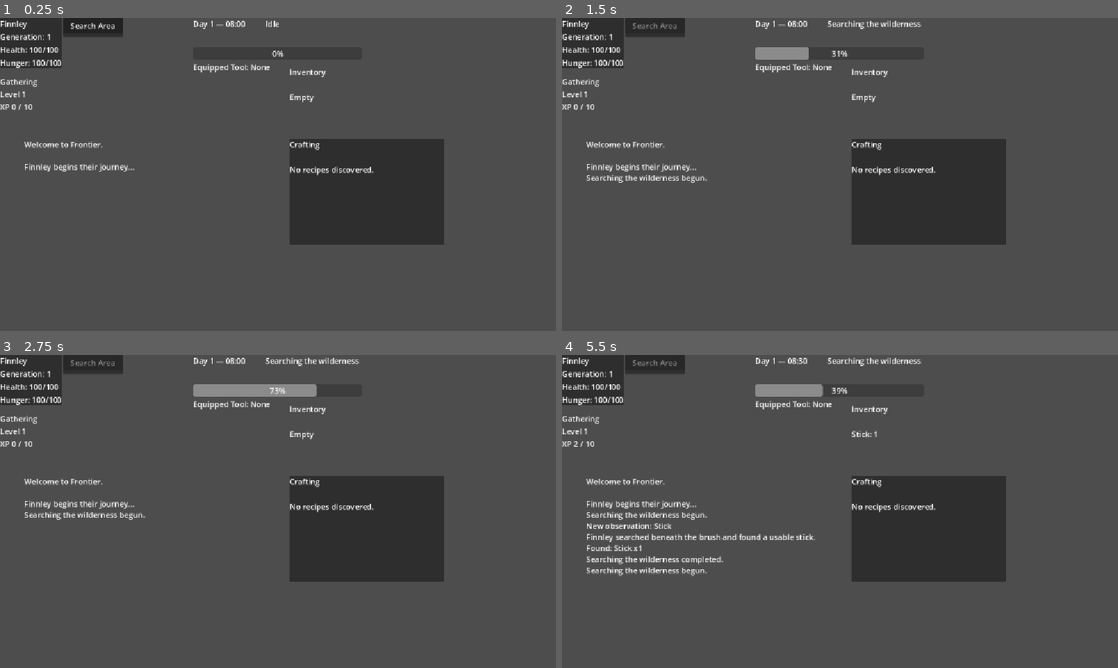
Above: before the commit, frames 1-4 (two rows, left to right).
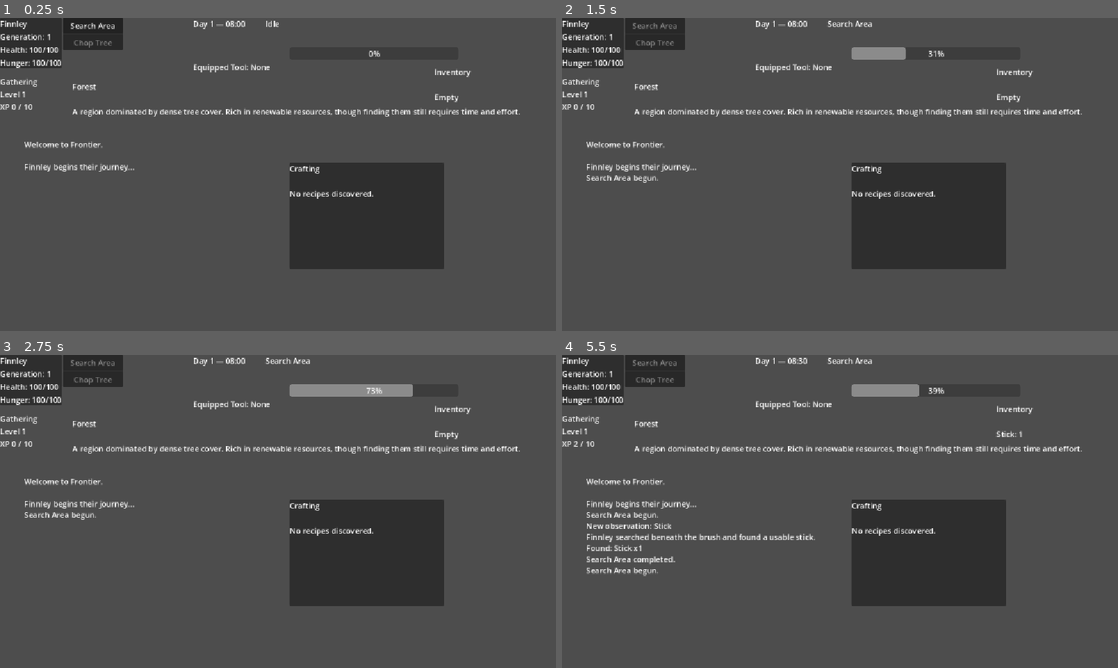
Above: after the commit, the same moments.

Repository: thegrundle-git/frontierthegame
Game: Godot game, scene res://scenes/Main.tscn
Same seed, same stepped clock (60 frames per second), same inputs: the game is played once before the commit and once after it.
Inputs:
- Up to frame 1 (0.25 s): no input
- Up to frame 2 (1.5 s): click "Search Area" at 0.5 s
- Up to frame 3 (2.75 s): no input
- Up to frame 4 (5.5 s): click "Search Area" at 4.25 s

The runs differ from the first frame. In frame 1, 6.2% of the frame differs, in the area x 11-94%, y 6-81%; in frame 2, 7.4%; in frame 3, 7.9%; in frame 4, 8.0%, in the area x 9-94%, y 0-81%.

Commit message:
v0.1.9 - Data-driven actions and first location
- Added ActionData and ActionDatabase
- Added LocationData and LocationDatabase
- Added the Forest starting location
- Converted world actions to data-driven resources
- Added dynamically generated action buttons
- Added data-driven tool requirements
- Removed hardcoded Search and Chop buttons

Diff:
--- a/project.godot
+++ b/project.godot
@@ -18,6 +18,8 @@
 [autoload]
 
 ItemDatabase="*uid://c0rtavf4ihnru"
+ActionDatabase="*uid://7s4ancvpx5xj"
+LocationDatabase="*uid://dn1qunbdc3n3e"
 GameManager="*uid://cg05lflp2p58j"
 DiscoveryDatabase="*uid://jfc5vxsamlu7"
 DiscoveryManager="*uid://dqpsuwqeclegs"
--- /dev/null
+++ b/resources/actions/chop_tree.tres
@@ -0,0 +1,15 @@
+[gd_resource type="Resource" script_class="ActionData" format=3 uid="uid://d3im85fkwvyg2"]
+
+[ext_resource type="Script" uid="uid://l51mgrixlofw" path="res://scripts/actions/ChopTreeAction.gd" id="1_jidqd"]
+[ext_resource type="Script" uid="uid://dxw7aqst831bm" path="res://scripts/resources/ActionData.gd" id="1_k613q"]
+
+[resource]
+script = ExtResource("1_k613q")
+id = "chop_tree"
+display_name = "Chop Tree"
+description = "Fell a small tree and cut away the usable timber."
+duration_seconds = 5.0
+game_minutes = 120
+required_tool_id = "stone_axe"
+action_script = ExtResource("1_jidqd")
+metadata/_custom_type_script = "uid://dxw7aqst831bm"
--- /dev/null
+++ b/resources/actions/search_area.tres
@@ -0,0 +1,14 @@
+[gd_resource type="Resource" script_class="ActionData" format=3 uid="uid://b83evycxax6um"]
+
+[ext_resource type="Script" uid="uid://dxw7aqst831bm" path="res://scripts/resources/ActionData.gd" id="1_dlrq3"]
+[ext_resource type="Script" uid="uid://c37uupjfpfd5l" path="res://scripts/actions/SearchAction.gd" id="1_h6u7c"]
+
+[resource]
+script = ExtResource("1_dlrq3")
+id = "search_area"
+display_name = "Search Area"
+description = "Search the surrounding wilderness for anything useful."
+duration_seconds = 3.0
+game_minutes = 30
+action_script = ExtResource("1_h6u7c")
+metadata/_custom_type_script = "uid://dxw7aqst831bm"
--- /dev/null
+++ b/resources/locations/forest.tres
@@ -0,0 +1,14 @@
+[gd_resource type="Resource" script_class="LocationData" format=3 uid="uid://caafmsmm3gif6"]
+
+[ext_resource type="Script" uid="uid://dxw7aqst831bm" path="res://scripts/resources/ActionData.gd" id="1_a4yr2"]
+[ext_resource type="Resource" uid="uid://b83evycxax6um" path="res://resources/actions/search_area.tres" id="2_36u8b"]
+[ext_resource type="Script" uid="uid://dxiqo5ie3ebvb" path="res://scripts/resources/LocationData.gd" id="2_mqbdk"]
+[ext_resource type="Resource" uid="uid://d3im85fkwvyg2" path="res://resources/actions/chop_tree.tres" id="3_7q3hv"]
+
+[resource]
+script = ExtResource("2_mqbdk")
+id = "forest"
+display_name = "Forest"
+description = "A region dominated by dense tree cover. Rich in renewable resources, though finding them still requires time and effort."
+available_actions = Array[ExtResource("1_a4yr2")]([ExtResource("2_36u8b"), ExtResource("3_7q3hv")])
+metadata/_custom_type_script = "uid://dxiqo5ie3ebvb"
--- a/scenes/ui/GameUI.tscn
+++ b/scenes/ui/GameUI.tscn
@@ -51,14 +51,6 @@
 [node name="ActionList" type="VBoxContainer" parent="ActionPanel" unique_id=1863040455]
 layout_mode = 2
 
-[node name="SearchButton" type="Button" parent="ActionPanel/ActionList" unique_id=829570689]
-layout_mode = 2
-text = "Search Area"
-
-[node name="ChopButton" type="Button" parent="ActionPanel/ActionList" unique_id=2147100535]
-layout_mode = 2
-text = "Chop Tree"
-
 [node name="EventLog" type="RichTextLabel" parent="." unique_id=96209853]
 layout_mode = 0
 offset_left = 50.0
@@ -71,10 +63,10 @@
 
 [node name="InventoryLabel" type="Label" parent="." unique_id=215523843]
 layout_mode = 0
-offset_left = 600.0
+offset_left = 900.0
 offset_top = 100.0
-offset_right = 700.0
-offset_bottom = 200.0
+offset_right = 1000.0
+offset_bottom = 201.0
 text = "Inventory
 Wood: 0
 Stone: 0
@@ -92,9 +84,9 @@
 [node name="CraftPanel" type="PanelContainer" parent="." unique_id=572451678]
 layout_mode = 0
 offset_left = 600.0
-offset_top = 250.0
+offset_top = 300.0
 offset_right = 920.0
-offset_bottom = 470.0
+offset_bottom = 520.0
 
 [node name="CraftList" type="VBoxContainer" parent="CraftPanel" unique_id=514407186]
 layout_mode = 2
@@ -123,11 +115,19 @@
 
 [node name="ActionProgress" type="ProgressBar" parent="." unique_id=1576193156]
 layout_mode = 0
-offset_left = 400.0
+offset_left = 600.0
 offset_top = 60.0
-offset_right = 750.0
+offset_right = 950.0
 offset_bottom = 87.0
 
-[connection signal="pressed" from="ActionPanel/ActionList/SearchButton" to="." method="_on_search_button_pressed"]
-[connection signal="pressed" from="ActionPanel/ActionList/ChopButton" to="." method="_on_chop_button_pressed"]
+[node name="LocationLabel" type="Label" parent="." unique_id=605261693]
+layout_mode = 0
+offset_left = 150.0
+offset_top = 130.0
+offset_right = 650.0
+offset_bottom = 230.0
+text = "Forest
+
+A dense stretch of untamed woodland."
+
 [connection signal="pressed" from="CraftPanel/CraftList/CraftButton" to="." method="_on_craft_button_pressed"]
--- /dev/null
+++ b/scripts/autoload/ActionDatabase.gd
@@ -0,0 +1,75 @@
+extends Node
+
+
+const ACTION_FOLDER := "res://resources/actions/"
+
+
+var actions: Dictionary = {}
+
+
+func _ready() -> void:
+	load_actions()
+
+
+func load_actions() -> void:
+	actions.clear()
+
+	var file_names := DirAccess.get_files_at(
+		ACTION_FOLDER
+	)
+
+	for file_name in file_names:
+		if not file_name.ends_with(".tres"):
+			continue
+
+		var resource_path := (
+			ACTION_FOLDER + file_name
+		)
+
+		var loaded_resource := load(
+			resource_path
+		)
+
+		if loaded_resource is not ActionData:
+			push_warning(
+				"Skipped non-ActionData resource: "
+				+ resource_path
+			)
+			continue
+
+		register(loaded_resource)
+
+	print("Loaded ", actions.size(), " actions.")
+
+
+func register(action: ActionData) -> void:
+	if action.id.is_empty():
+		push_error(
+			"Action has no ID: "
+				+ action.resource_path
+		)
+		return
+
+	if actions.has(action.id):
+		push_error(
+			"Duplicate action ID: "
+				+ action.id
+		)
+		return
+
+	actions[action.id] = action
+
+
+func get_action(action_id: String) -> ActionData:
+	if not actions.has(action_id):
+		push_warning(
+			"Unknown action ID requested: "
+				+ action_id
+		)
+		return null
+
+	return actions[action_id]
+
+
+func has_action(action_id: String) -> bool:
+	return actions.has(action_id)
--- a/scripts/autoload/GameManager.gd
+++ b/scripts/autoload/GameManager.gd
@@ -1,19 +1,17 @@
 extends Node
 
 
-const SEARCH_DURATION_SECONDS := 3.0
-const SEARCH_GAME_MINUTES := 30
+const STARTING_LOCATION_ID := "forest"
 
 const CRAFT_DURATION_SECONDS := 4.0
 const CRAFT_GAME_MINUTES := 45
 
-const CHOP_DURATION_SECONDS := 5.0
-const CHOP_GAME_MINUTES := 120
-
 
 var current_survivor: Survivor
 var survivor_data: SurvivorData
+
 var current_civilization: CivilizationData
+var current_location: LocationData
 
 var game_ui: Control
 
@@ -27,18 +25,27 @@
 func start_new_game() -> void:
 	if _game_started:
 		push_warning(
-			"start_new_game() was called after the game had already started."
+			"start_new_game() was called after "
+			+ "the game had already started."
 		)
 		return
 
 	_game_started = true
 
 	current_civilization = load(
-		"res://resources/civilizations/first_civilization.tres"
+		"res://resources/civilizations/"
+		+ "first_civilization.tres"
 	)
 
 	survivor_data = load(
-		"res://resources/characters/first_survivor.tres"
+		"res://resources/characters/"
+		+ "first_survivor.tres"
+	)
+
+	current_location = (
+		LocationDatabase.get_location(
+			STARTING_LOCATION_ID
+		)
 	)
 
 	if current_civilization == null:
@@ -49,7 +56,14 @@
 
 	if survivor_data == null:
 		push_error(
-			"Failed to load the starting survivor data."
+			"Failed to load the starting survivor."
+		)
+		return
+
+	if current_location == null:
+		push_error(
+			"Failed to load starting location: "
+			+ STARTING_LOCATION_ID
 		)
 		return
 
@@ -63,35 +77,97 @@
 		)
 		return
 
-	current_survivor = survivor_scene.instantiate()
-	current_survivor.initialize(survivor_data)
-
-
-func search_area() -> bool:
+	current_survivor = (
+		survivor_scene.instantiate()
+	)
+
+	current_survivor.initialize(
+		survivor_data
+	)
+
+
+func start_world_action(
+	action_id: String
+) -> bool:
 	if not _can_start_survivor_action():
 		return false
 
+	var action := ActionDatabase.get_action(
+		action_id
+	)
+
+	if action == null:
+		return false
+
+	if not _location_allows_action(action_id):
+		_add_event(
+			"That action is not available here."
+		)
+		return false
+
+	if not _meets_action_requirements(action):
+		return false
+
+	if action.action_script == null:
+		push_error(
+			"Action has no completion script: "
+			+ action.id
+		)
+		return false
+
 	return ActionManager.start_action(
-		"Searching the wilderness",
-		SEARCH_DURATION_SECONDS,
-		SEARCH_GAME_MINUTES,
-		Callable(self, "_complete_search")
-	)
-
-
-func _complete_search() -> void:
+		action.display_name,
+		action.duration_seconds,
+		action.game_minutes,
+		Callable(
+			self,
+			"_complete_world_action"
+		).bind(action.id)
+	)
+
+
+func _complete_world_action(
+	action_id: String
+) -> void:
 	if current_survivor == null:
 		return
 
-	var search := SearchAction.new()
-	search.perform(current_survivor)
+	var action := ActionDatabase.get_action(
+		action_id
+	)
+
+	if action == null:
+		return
+
+	if action.action_script == null:
+		return
+
+	var action_instance = (
+		action.action_script.new()
+	)
+
+	if not action_instance.has_method("perform"):
+		push_error(
+			"Action script has no perform() method: "
+			+ action.id
+		)
+		return
+
+	action_instance.call(
+		"perform",
+		current_survivor
+	)
+
+	_refresh_ui()
 
 
 func craft_recipe(recipe_id: String) -> bool:
 	if not _can_start_survivor_action():
 		return false
 
-	var recipe := RecipeDatabase.get_recipe(recipe_id)
+	var recipe := RecipeDatabase.get_recipe(
+		recipe_id
+	)
 
 	if recipe == null:
 		return false
@@ -99,7 +175,9 @@
 	if current_civilization == null:
 		return false
 
-	if not current_civilization.has_recipe(recipe.id):
+	if not current_civilization.has_recipe(
+		recipe.id
+	):
 		_add_event(
 			"That recipe has not been discovered."
 		)
@@ -130,7 +208,9 @@
 	if current_survivor == null:
 		return
 
-	var recipe := RecipeDatabase.get_recipe(recipe_id)
+	var recipe := RecipeDatabase.get_recipe(
+		recipe_id
+	)
 
 	if recipe == null:
 		return
@@ -145,33 +225,57 @@
 	_refresh_ui()
 
 
-func chop_tree() -> bool:
-	if not _can_start_survivor_action():
-		return false
-
-	if not current_survivor.has_equipped_tool(
-		"stone_axe"
+func get_available_actions() -> Array[ActionData]:
+	if current_location == null:
+		return []
+
+	return current_location.available_actions
+
+
+func _location_allows_action(
+	action_id: String
+) -> bool:
+	for action in get_available_actions():
+		if action == null:
+			continue
+
+		if action.id == action_id:
+			return true
+
+	return false
+
+
+func _meets_action_requirements(
+	action: ActionData
+) -> bool:
+	if action.required_tool_id.is_empty():
+		return true
+
+	if current_survivor.has_equipped_tool(
+		action.required_tool_id
 	):
-		_add_event(
-			current_survivor.data.display_name
-			+ " needs an equipped Stone Axe to chop trees."
-		)
-		return false
-
-	return ActionManager.start_action(
-		"Chopping a tree",
-		CHOP_DURATION_SECONDS,
-		CHOP_GAME_MINUTES,
-		Callable(self, "_complete_chop_tree")
-	)
-
-
-func _complete_chop_tree() -> void:
-	if current_survivor == null:
-		return
-
-	var chop_action := ChopTreeAction.new()
-	chop_action.perform(current_survivor)
+		return true
+
+	var tool_data := ItemDatabase.get_item(
+		action.required_tool_id
+	)
+
+	if tool_data == null:
+		_add_event(
+			"A required tool is missing."
+		)
+		return false
+
+	_add_event(
+		current_survivor.data.display_name
+		+ " needs an equipped "
+		+ tool_data.display_name
+		+ " to "
+		+ action.display_name.to_lower()
+		+ "."
+	)
+
+	return false
 
 
 func _can_start_survivor_action() -> bool:
--- /dev/null
+++ b/scripts/autoload/LocationDatabase.gd
@@ -0,0 +1,81 @@
+extends Node
+
+
+const LOCATION_FOLDER := "res://resources/locations/"
+
+
+var locations: Dictionary = {}
+
+
+func _ready() -> void:
+	load_locations()
+
+
+func load_locations() -> void:
+	locations.clear()
+
+	var file_names := DirAccess.get_files_at(
+		LOCATION_FOLDER
+	)
+
+	for file_name in file_names:
+		if not file_name.ends_with(".tres"):
+			continue
+
+		var resource_path := (
+			LOCATION_FOLDER + file_name
+		)
+
+		var loaded_resource := load(
+			resource_path
+		)
+
+		if loaded_resource is not LocationData:
+			push_warning(
+				"Skipped non-LocationData resource: "
+				+ resource_path
+			)
+			continue
+
+		register(loaded_resource)
+
+	print(
+		"Loaded ",
+		locations.size(),
+		" locations."
+	)
+
+
+func register(location: LocationData) -> void:
+	if location.id.is_empty():
+		push_error(
+			"Location has no ID: "
+				+ location.resource_path
+		)
+		return
+
+	if locations.has(location.id):
+		push_error(
+			"Duplicate location ID: "
+				+ location.id
+		)
+		return
+
+	locations[location.id] = location
+
+
+func get_location(
+	location_id: String
+) -> LocationData:
+	if not locations.has(location_id):
+		push_warning(
+			"Unknown location ID requested: "
+				+ location_id
+		)
+		return null
+
+	return locations[location_id]
+
+
+func has_location(location_id: String) -> bool:
+	return locations.has(location_id)
--- /dev/null
+++ b/scripts/resources/ActionData.gd
@@ -0,0 +1,16 @@
+extends Resource
+class_name ActionData
+
+
+@export var id: String = ""
+@export var display_name: String = ""
+
+@export_multiline
+var description: String = ""
+
+@export var duration_seconds: float = 1.0
+@export var game_minutes: int = 0
+
+@export var required_tool_id: String = ""
+
+@export var action_script: Script
--- /dev/null
+++ b/scripts/resources/LocationData.gd
@@ -0,0 +1,11 @@
+extends Resource
+class_name LocationData
+
+
+@export var id: String = ""
+@export var display_name: String = ""
+
+@export_multiline
+var description: String = ""
+
+@export var available_actions: Array[ActionData] = []
--- a/scripts/ui/GameUI.gd
+++ b/scripts/ui/GameUI.gd
@@ -1,15 +1,35 @@
 extends Control
 
 
-const STONE_AXE_RECIPE_ID := "stone_axe_recipe"
-
-
-@onready var event_log: RichTextLabel = $EventLog
-@onready var inventory_label: Label = $InventoryLabel
-@onready var gathering_label: Label = $GatheringLabel
-@onready var tool_label: Label = $ToolLabel
-
-@onready var time_label: Label = $TimeLabel
+const STONE_AXE_RECIPE_ID := (
+	"stone_axe_recipe"
+)
+
+
+@onready var event_log: RichTextLabel = (
+	$EventLog
+)
+
+@onready var inventory_label: Label = (
+	$InventoryLabel
+)
+
+@onready var gathering_label: Label = (
+	$GatheringLabel
+)
+
+@onready var tool_label: Label = (
+	$ToolLabel
+)
+
+@onready var location_label: Label = (
+	$LocationLabel
+)
+
+@onready var time_label: Label = (
+	$TimeLabel
+)
+
 @onready var current_action_label: Label = (
 	$CurrentActionLabel
 )
@@ -18,12 +38,8 @@
 	$ActionProgress
 )
 
-@onready var search_button: Button = (
-	$ActionPanel/ActionList/SearchButton
-)
-
-@onready var chop_button: Button = (
-	$ActionPanel/ActionList/ChopButton
+@onready var action_list: VBoxContainer = (
+	$ActionPanel/ActionList
 )
 
 @onready var recipe_label: Label = (
@@ -35,9 +51,10 @@
 )
 
 
+var world_action_buttons: Dictionary = {}
+
+
 func _ready() -> void:
-	print("GameUI Loaded")
-
 	GameManager.game_ui = self
 
 	ActionManager.action_started.connect(
@@ -60,10 +77,8 @@
 		_update_time
 	)
 
+	build_world_action_buttons()
 	refresh_all()
-
-	_update_time()
-	_on_busy_changed(ActionManager.is_busy)
 
 	current_action_label.text = "Idle"
 	action_progress.value = 0.0
@@ -71,22 +86,120 @@
 
 func refresh_all() -> void:
 	update_survivor()
+	update_location()
+	update_tool_display()
+	update_crafting()
+	update_world_action_buttons()
+	_update_time()
 
 	var survivor := GameManager.current_survivor
 
 	if survivor != null:
-		update_inventory(survivor.inventory)
-
-	update_crafting()
-	update_tool_display()
-	update_action_buttons()
-	_update_time()
+		update_inventory(
+			survivor.inventory
+		)
 
 
 func add_event(event_text: String) -> void:
 	event_log.append_text(
 		"\n" + event_text
 	)
+
+
+func build_world_action_buttons() -> void:
+	for child in action_list.get_children():
+		child.queue_free()
+
+	world_action_buttons.clear()
+
+	for action in GameManager.get_available_actions():
+		if action == null:
+			continue
+
+		var button := Button.new()
+
+		button.name = (
+			action.id.to_pascal_case()
+			+ "Button"
+		)
+
+		button.text = action.display_name
+		button.tooltip_text = action.description
+
+		button.pressed.connect(
+			_on_world_action_pressed.bind(
+				action.id
+			)
+		)
+
+		action_list.add_child(button)
+
+		world_action_buttons[action.id] = button
+
+
+func update_location() -> void:
+	var location := GameManager.current_location
+
+	if location == null:
+		location_label.text = (
+			"Unknown Location"
+		)
+		return
+
+	location_label.text = (
+		location.display_name
+		+ "\n\n"
+		+ location.description
+	)
+
+
+func update_world_action_buttons() -> void:
+	var survivor := GameManager.current_survivor
+
+	for action_id in world_action_buttons:
+		var button: Button = (
+			world_action_buttons[action_id]
+		)
+
+		var action := ActionDatabase.get_action(
+			action_id
+		)
+
+		if action == null:
+			button.disabled = true
+			continue
+
+		var requirements_met := true
+
+		if (
+			not action.required_tool_id.is_empty()
+		):
+			requirements_met = (
+				survivor != null
+				and survivor.has_equipped_tool(
+					action.required_tool_id
+				)
+			)
+
+		button.disabled = (
+			ActionManager.is_busy
+			or not requirements_met
+		)
+
+		if requirements_met:
+			button.tooltip_text = (
+				action.description
+			)
+		else:
+			var tool := ItemDatabase.get_item(
+				action.required_tool_id
+			)
+
+			if tool != null:
+				button.tooltip_text = (
+					"Requires equipped "
+					+ tool.display_name
+				)
 
 
 func update_inventory(
@@ -102,8 +215,10 @@
 				item_id
 			)
 
-			var amount := inventory.get_item_amount(
-				item_id
+			var amount := (
+				inventory.get_item_amount(
+					item_id
+				)
 			)
 
 			if item_data == null:
@@ -156,13 +271,17 @@
 	var survivor := GameManager.current_survivor
 
 	if survivor == null:
-		tool_label.text = "Equipped Tool: None"
+		tool_label.text = (
+			"Equipped Tool: None"
+		)
 		return
 
 	var tool := survivor.get_equipped_tool()
 
 	if tool == null:
-		tool_label.text = "Equipped Tool: None"
+		tool_label.text = (
+			"Equipped Tool: None"
+		)
 		return
 
 	tool_label.text = (
@@ -171,41 +290,25 @@
 	)
 
 
-func update_action_buttons() -> void:
-	var survivor := GameManager.current_survivor
-
-	search_button.disabled = ActionManager.is_busy
-
-	if survivor == null:
-		chop_button.visible = false
-		chop_button.disabled = true
-		return
-
-	var can_chop := survivor.has_equipped_tool(
-		"stone_axe"
-	)
-
-	chop_button.visible = can_chop
-	chop_button.disabled = (
-		ActionManager.is_busy
-		or not can_chop
-	)
-
-
 func update_crafting() -> void:
 	var recipe := RecipeDatabase.get_recipe(
 		STONE_AXE_RECIPE_ID
 	)
 
 	var survivor := GameManager.current_survivor
-	var civilization := GameManager.current_civilization
+	var civilization := (
+		GameManager.current_civilization
+	)
 
 	if (
 		recipe == null
 		or survivor == null
 		or civilization == null
 	):
-		recipe_label.text = "Crafting unavailable."
+		recipe_label.text = (
+			"Crafting unavailable."
+		)
+
 		craft_button.disabled = true
 		return
 
@@ -228,11 +331,15 @@
 	)
 
 	for ingredient in recipe.ingredients:
-		if ingredient == null or ingredient.item == null:
+		if (
+			ingredient == null
+			or ingredient.item == null
+		):
 			continue
 
 		var owned := (
-			survivor.inventory.get_item_amount(
+			survivor.inventory
+			.get_item_amount(
 				ingredient.item.id
 			)
 		)
@@ -250,14 +357,23 @@
 
 	craft_button.disabled = (
 		ActionManager.is_busy
-		or not survivor.inventory.can_afford_recipe(
-			recipe
-		)
+		or not survivor.inventory
+		.can_afford_recipe(recipe)
 	)
 
 
 func _update_time() -> void:
-	time_label.text = TimeManager.get_time_text()
+	time_label.text = (
+		TimeManager.get_time_text()
+	)
+
+
+func _on_world_action_pressed(
+	action_id: String
+) -> void:
+	GameManager.start_world_action(
+		action_id
+	)
 
 
 func _on_action_started(
@@ -266,13 +382,17 @@
 	current_action_label.text = action_name
 	action_progress.value = 0.0
 
-	add_event(action_name + " begun.")
+	add_event(
+		action_name + " begun."
+	)
 
 
 func _on_action_progress_changed(
 	progress: float
 ) -> void:
-	action_progress.value = progress * 100.0
+	action_progress.value = (
+		progress * 100.0
+	)
 
 
 func _on_action_completed(
@@ -281,27 +401,17 @@
 	current_action_label.text = "Idle"
 	action_progress.value = 0.0
 
-	add_event(action_name + " completed.")
+	add_event(
+		action_name + " completed."
+	)
 
 	refresh_all()
 
 
-func _on_busy_changed(is_busy: bool) -> void:
-	search_button.disabled = is_busy
-	chop_button.disabled = is_busy
-
-	if is_busy:
-		craft_button.disabled = true
-	else:
-		refresh_all()
-
-
-func _on_search_button_pressed() -> void:
-	GameManager.search_area()
-
-
-func _on_chop_button_pressed() -> void:
-	GameManager.chop_tree()
+func _on_busy_changed(
+	_is_busy: bool
+) -> void:
+	refresh_all()
 
 
 func _on_craft_button_pressed() -> void:
Not shown, added: scripts/autoload/ActionDatabase.gd.uid
Not shown, added: scripts/autoload/LocationDatabase.gd.uid
Not shown, added: scripts/resources/ActionData.gd.uid
Not shown, added: scripts/resources/LocationData.gd.uid
Not shown, changed: docs/ROADMAP.md
